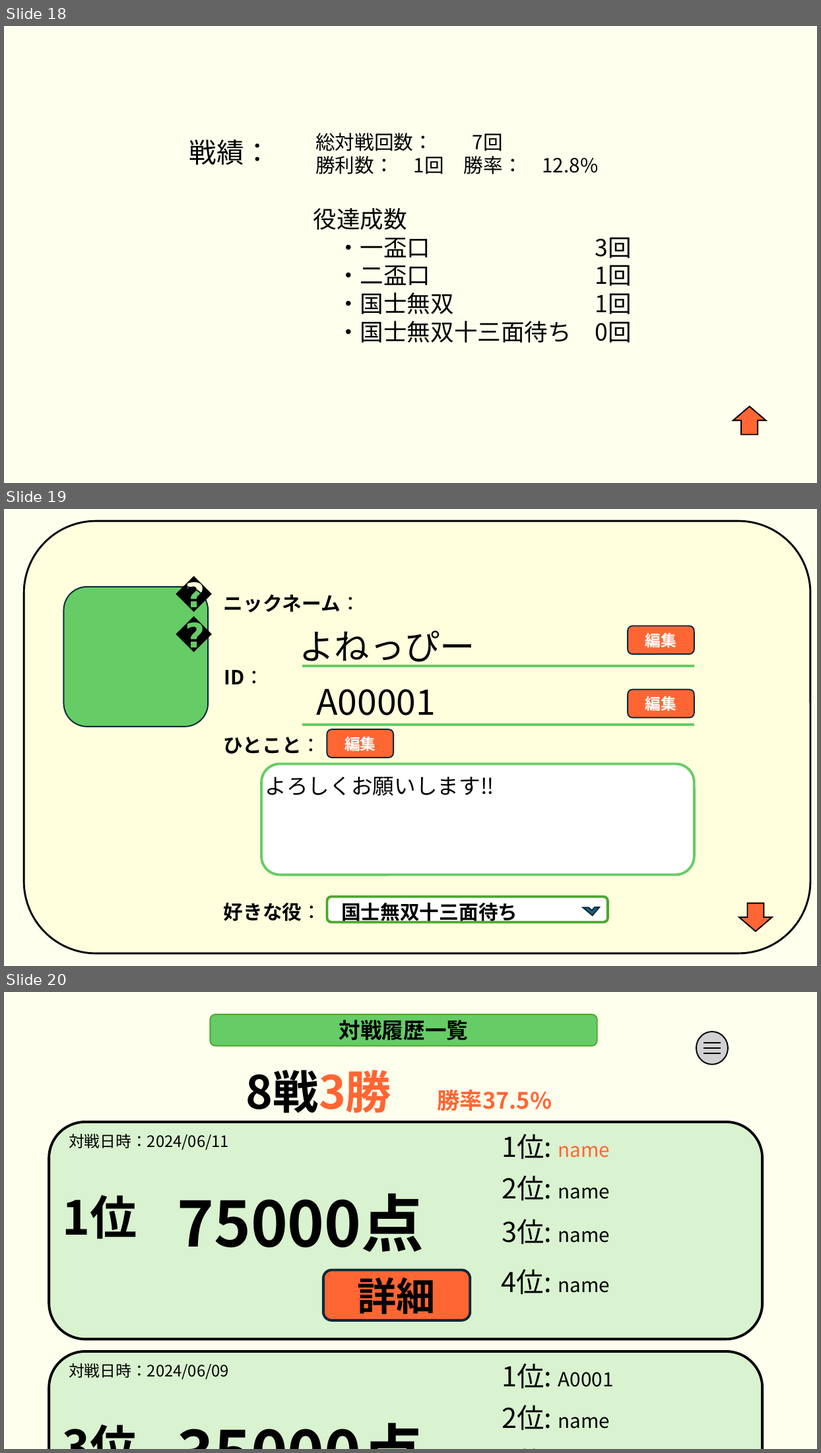
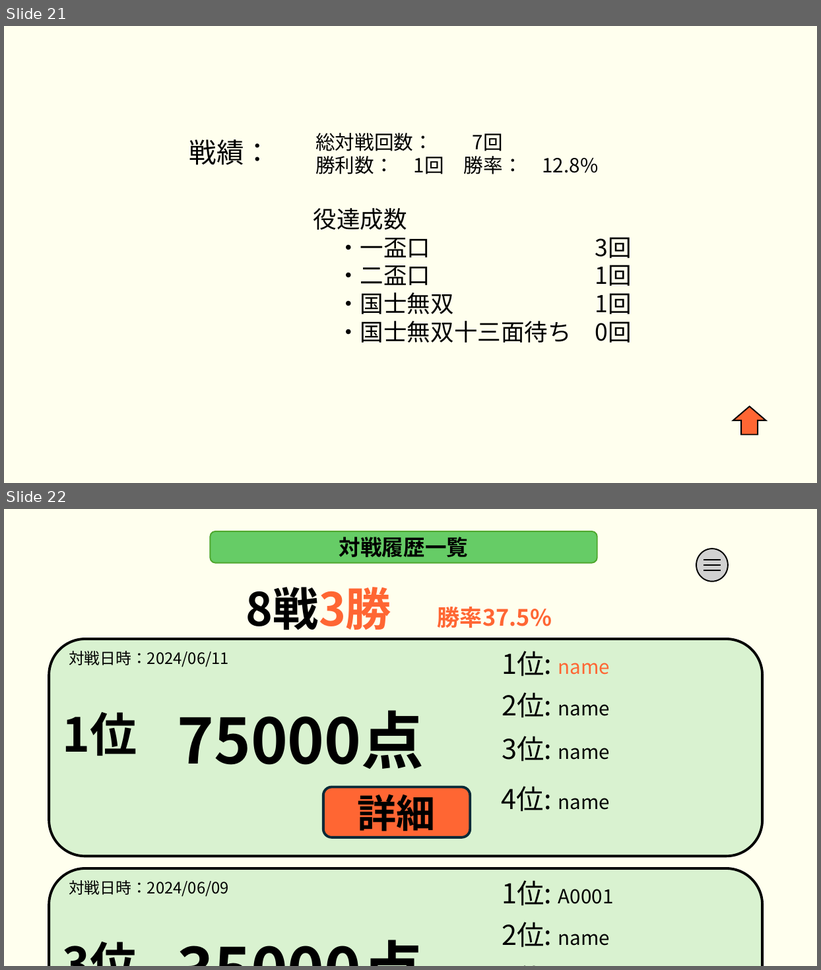
Before and after one commit to plusdojo2024/B5, a slide deck: doc/02_外部設計/外部設計_麻雀アプリ.pptx. Shown one above the other, each under a label of ours: slides 18, 19 and 20 before the commit, slides 21 and 22 after it. The pictures are 821x1453 and 821x970 pixels, drawn with LibreOffice and Linux fonts; fonts in the diff are those of the drawing. Boxes give left, top, right and bottom in pixels: in the first picture for what was removed or moved away, otherwise in the second. Text is boxed around its words. In the diff, an @@ line names an element or a change of style, - is before the commit and + after.

```diff
--- a/doc/02_外部設計/外部設計_麻雀アプリ.pptx
+++ b/doc/02_外部設計/外部設計_麻雀アプリ.pptx
@@ slide 19 removed at (4,509,817,966), background #FFFFEE @@
@@ rounded rectangle removed at (24,521,811,955) @@
@@ rounded rectangle removed at (64,587,209,727) @@
@@ text removed at (169,570,193,618) @@
-🔰
@@ text removed at (224,594,360,613) @@
-ニックネーム：
@@ rounded rectangle removed at (628,626,694,654) @@
-編集
@@ text removed at (300,630,475,667) @@
-よねっぴー
@@ line removed from (302, 666) to (694, 666) @@
@@ text removed at (224,670,265,685) @@
-ID：
@@ text removed at (316,689,435,724) @@
-A00001
@@ rounded rectangle removed at (628,690,694,718) @@
-編集
@@ line removed from (302, 725) to (694, 725) @@
@@ text removed at (224,737,321,754) @@
-ひとこと：
@@ rounded rectangle removed at (327,730,394,758) @@
-編集
@@ rounded rectangle removed at (261,764,694,875) @@
@@ text removed at (265,772,494,796) @@
-よろしくお願いします‼
@@ text removed at (224,903,517,924) @@
-好きな役： 国士無双十三面待ち
@@ rounded rectangle removed at (327,897,608,923) @@
@@ half frame removed at (583,900,599,916) @@
@@ right arrow removed at (740,904,773,931) @@
@@ what was slide 18 is now slide 21 @@
@@ what was slide 20 is now slide 22 @@
```
Also in this commit, not shown: 5 slides changed, 3 slides added, 2 other files.
